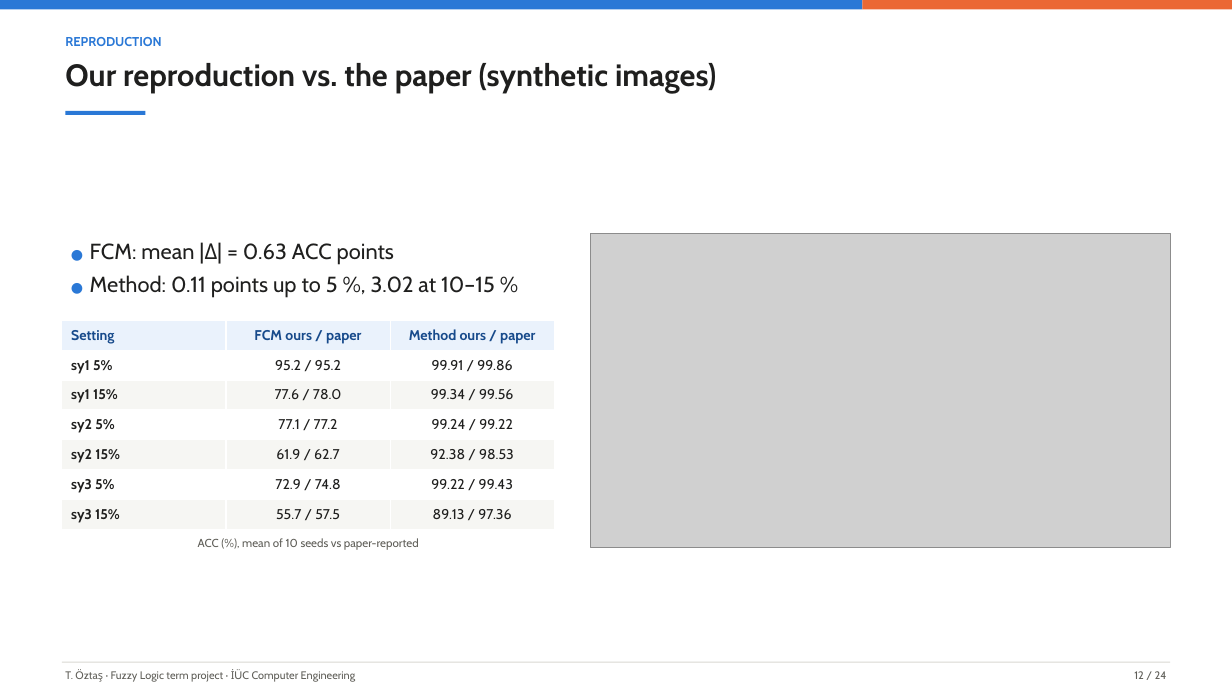
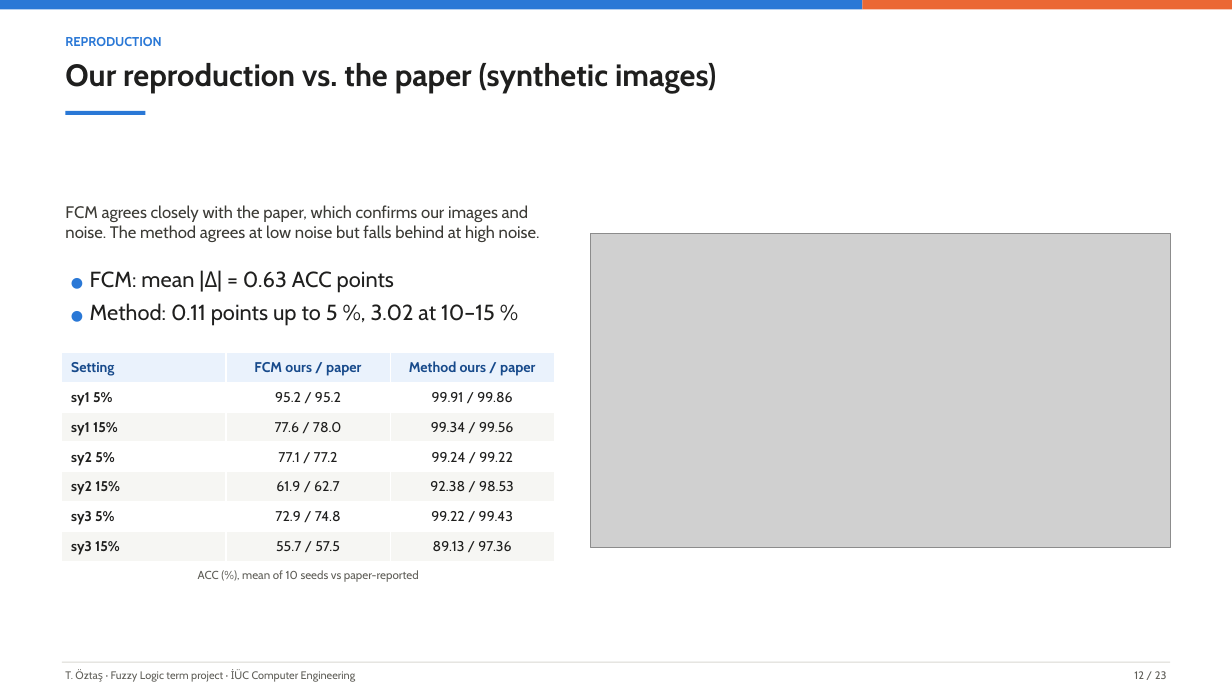
Before and after one commit to tarikoztas/fuzzy-logic-project, a slide deck: slide 12 of presentation/presentation.pptx. Drawn at 1232x693 pixels with LibreOffice and Linux fonts; fonts in the diff are those of the drawing; grey boxes stand for pictures. Boxes give left, top, right and bottom in pixels: in the first picture for what was removed or moved away, otherwise in the second. Text is boxed around its words. In the diff, an @@ line names an element or a change of style, - is before the commit and + after.

Commit message:
faz9: slides without the demo and the inconsistency slide; short lead text on every content slide (D-048)

```diff
--- a/presentation/presentation.pptx
+++ b/presentation/presentation.pptx
@@ text added at bbox=[65, 205, 540, 242], 13 pt, text #3C3B36 @@
+FCM agrees closely with the paper, which confirms our images and noise. The method agrees at low noise but falls behind at high noise.
@@ text "● FCM: mean |Δ| = ...": place and size @@
-text "● FCM: mean |Δ| = ..." at bbox=[90, 243, 495, 298]
+text "● FCM: mean |Δ| = ..." at bbox=[90, 271, 495, 326]
@@ text "● FCM: mean |Δ| = ..." at bbox=[90, 271, 495, 326]: vertical alignment middle to top @@
@@ table: place and size @@
-table at bbox=[62, 321, 555, 530]
+table at bbox=[62, 352, 555, 561]
@@ text "ACC (%), mean of 10 ...": place and size @@
-text "ACC (%), mean of 10 ..." at bbox=[198, 538, 419, 550]
+text "ACC (%), mean of 10 ..." at bbox=[198, 570, 419, 582]
@@ text at bbox=[1134, 671, 1167, 679]: text changed @@
-12 / 24
+12 / 23
```
Also in this commit, not shown: 21 other slides changed, 1 slide removed, 12 other files.
